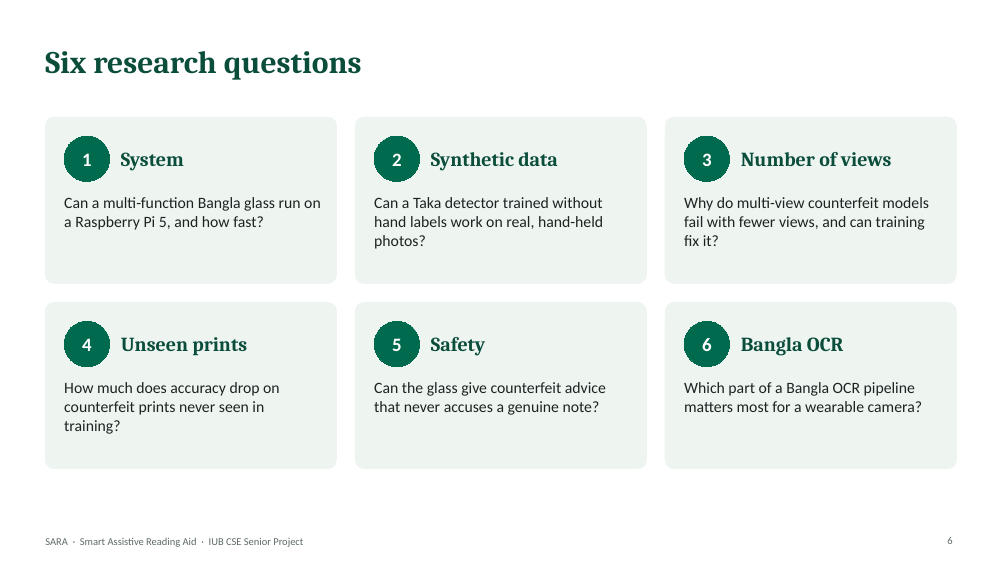
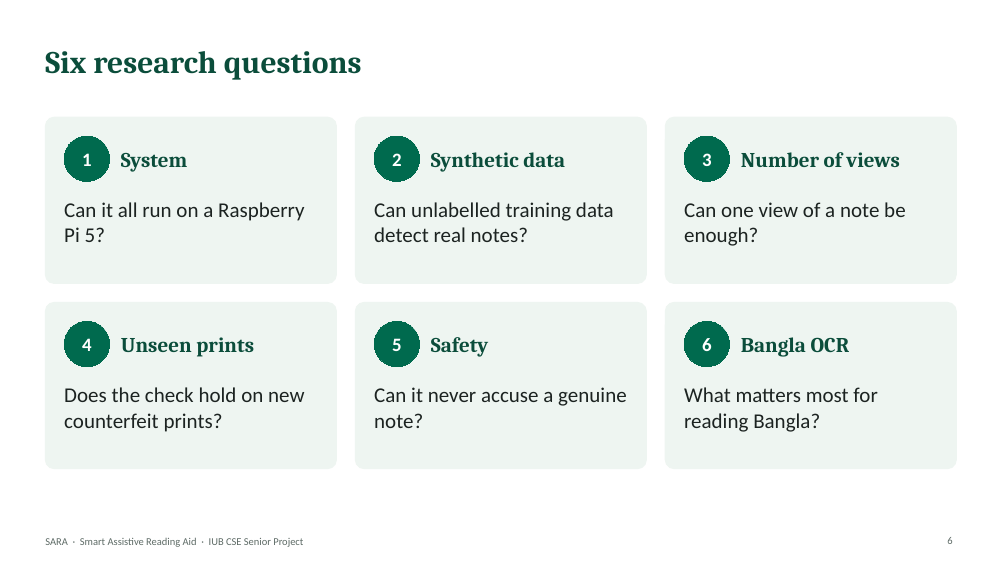
Before and after one commit to aflam330/Senior_project_wearable_glass_for_blind_people_using_ocr_and_ylo, a slide deck: slide 6 of Thesis Report and paper/thesis report/slides/SARA_Presentation.pptx. Drawn at 1008x567 pixels with LibreOffice and Linux fonts; fonts in the diff are those of the drawing. Boxes give left, top, right and bottom in pixels: in the first picture for what was removed or moved away, otherwise in the second. Text is boxed around its words. In the diff, an @@ line names an element or a change of style, - is before the commit and + after.

```diff
--- a/Thesis Report and paper/thesis report/slides/SARA_Presentation.pptx
+++ b/Thesis Report and paper/thesis report/slides/SARA_Presentation.pptx
@@ text at [64, 202, 304, 242]: text changed; size 15 to 20 pt @@
-Can a multi-function Bangla glass run on a Raspberry Pi 5, and how fast?
+Can it all run on a Raspberry Pi 5?
@@ text at [374, 202, 614, 242]: text changed; size 15 to 20 pt @@
-Can a Taka detector trained without hand labels work on real, hand-held photos?
+Can unlabelled training data detect real notes?
@@ text at [684, 202, 905, 246]: text changed; size 15 to 20 pt @@
-Why do multi-view counterfeit models fail with fewer views, and can training fix it?
+Can one view of a note be enough?
@@ size 19 to 20 pt in 6 elements at [121, 153, 187, 172], [431, 152, 565, 172], [741, 152, 899, 167], [121, 337, 254, 357], [431, 337, 489, 357], [741, 337, 850, 357] @@
@@ text at [64, 387, 304, 432]: text changed; size 15 to 20 pt @@
-How much does accuracy drop on counterfeit prints never seen in training?
+Does the check hold on new counterfeit prints?
@@ text at [374, 387, 627, 428]: text changed; size 15 to 20 pt @@
-Can the glass give counterfeit advice that never accuses a genuine note?
+Can it never accuse a genuine note?
@@ text at [684, 387, 877, 432]: text changed; size 15 to 20 pt @@
-Which part of a Bangla OCR pipeline matters most for a wearable camera?
+What matters most for reading Bangla?
```
Also in this commit, not shown: 15 other slides changed, 5 slides added, 4 slides removed, 17 other files.
